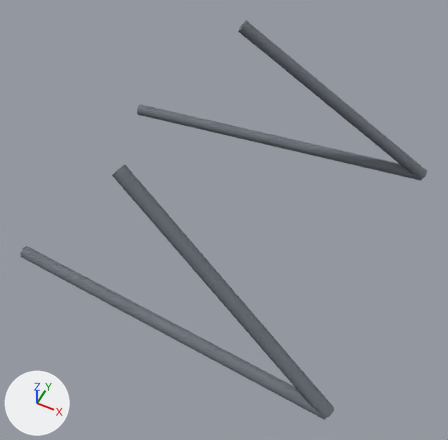
The glTF model public/models/parts/kaeferkraft-reinforced_frame.glb as it was, and as the next commit left it.
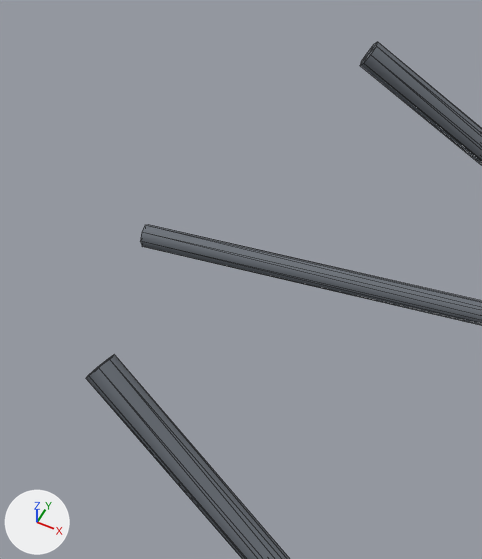
There are two pictures of each version: one whole from a camera (50 mm lens) standing at (0.746, -1.467, 2.89) and looking at (0.073, -0.12, 1.207), one close up on the part from 16% to 66% of the width and 0% to 59% of the height. Every picture has the same lights, and +X, +Y and +Z are marked at lower left. The last two pictures show the newer version. The close-ups show mesh edges as thin lines. Where no turn or scale is listed for an object, it has been applied to the vertices. Vertices at exactly the same position are counted once.

The first close-up shows 'WaistL', 'WaistToFrontTop_L', 'WaistToFrontTop_R'.
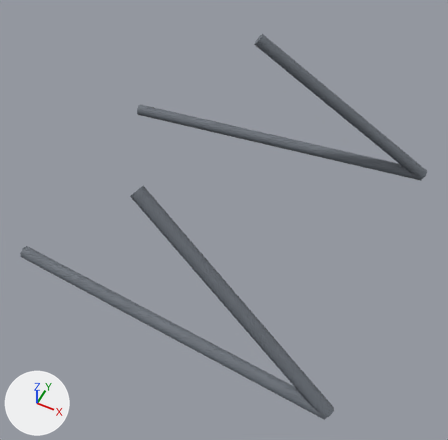
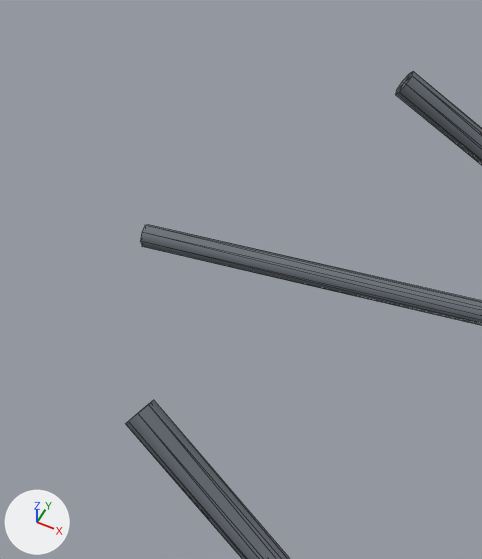
Where the newer file only moved an object's origin or applied its transform, the numbers keep the older frame.

Patch to the scene script:
```diff
--- a/public/models/parts/kaeferkraft-reinforced_frame.glb.py
+++ b/public/models/parts/kaeferkraft-reinforced_frame.glb.py
@@ me_mesh_1 @@
 # used by ob_waisttofronttop_l; location = (0.258, 0.528, 1.342)
-me_mesh_1.from_pydata(...)  # 20 vertices, 32 faces; spans x -0.406..0.406, y -0.108..0.108, z -0.311..0.311
+me_mesh_1.from_pydata(...)  # 20 vertices, 32 faces; spans x -0.343..0.406, y -0.094..0.108, z -0.311..0.264
+# me_mesh_1 part 1: all 10 vertices in x -0.406..-0.376, y -0.108..-0.058, z 0.272..0.311 are moved by (0.063, 0.013, -0.047)
 me_mesh_1.materials.append(mat_grey_001)
@@ me_mesh_3 @@
 # used by ob_waisttofronttop_r; location = (0.271, -0.502, 1.351)
-me_mesh_3.from_pydata(...)  # 20 vertices, 32 faces; spans x -0.403..0.403, y -0.099..0.099, z -0.307..0.307
+me_mesh_3.from_pydata(...)  # 20 vertices, 32 faces; spans x -0.339..0.403, y -0.099..0.087, z -0.307..0.26
+# me_mesh_3 part 2: all 10 vertices in x -0.403..-0.373, y 0.049..0.099, z 0.268..0.307 are moved by (0.064, -0.012, -0.047)
 me_mesh_3.materials.append(mat_grey_003)
```

Boxes (x1, y1, x2, y2) around the edits, measured in the close-ups (482 x 559 px):
'WaistToFrontTop_R', reshaped: before (86, 355, 290, 559); after (126, 400, 290, 559)
'WaistToFrontTop_L', reshaped: before (360, 42, 482, 165); after (395, 71, 482, 165)
